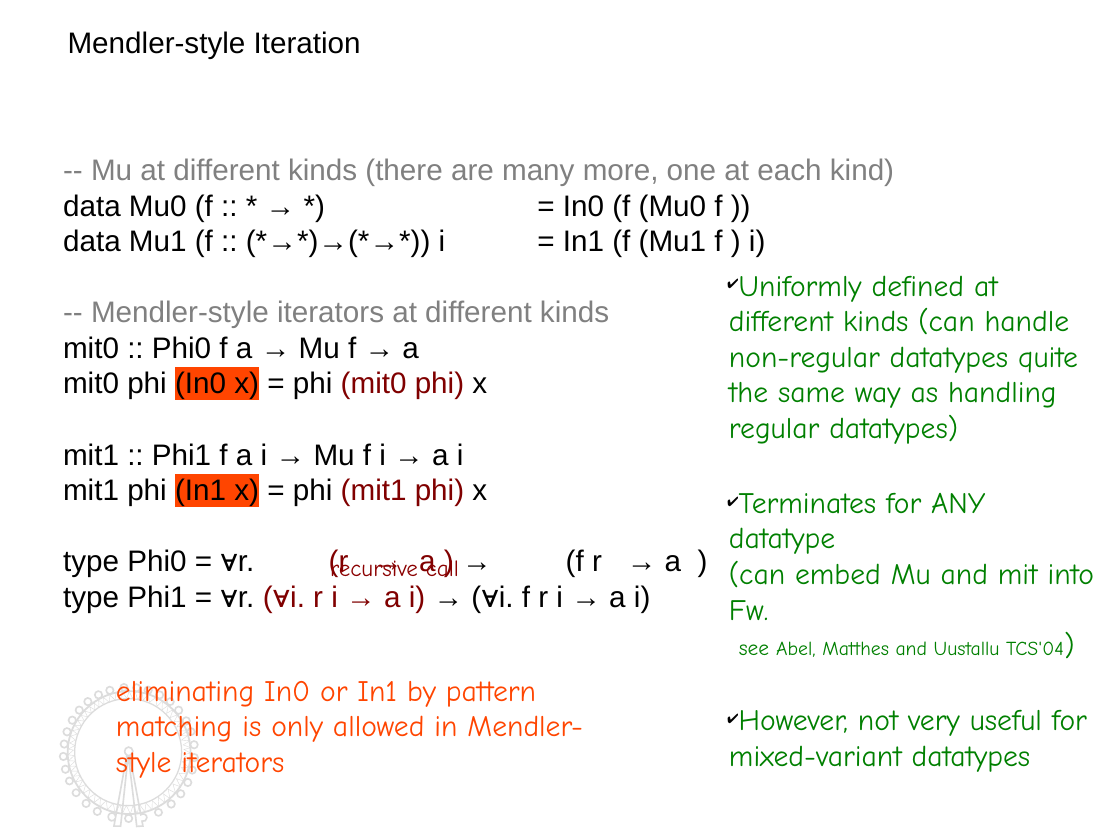
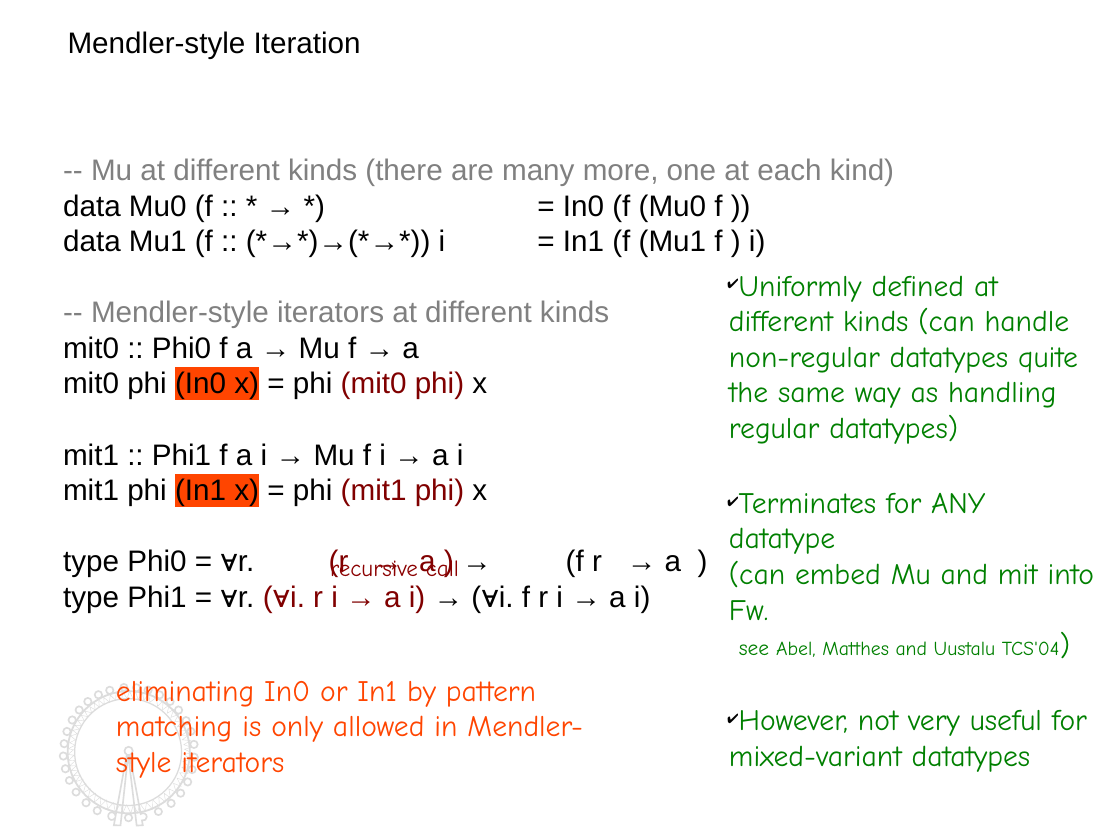
Before and after one commit to kyagrd/nax, a slide deck: slide 7 of trunk/draft/TYPES13/ppt/myslide.odp. Drawn at 1120x840 pixels with LibreOffice and Linux fonts; fonts in the diff are those of the drawing. Boxes give left, top, right and bottom in pixels: in the first picture for what was removed or moved away, otherwise in the second. Text is boxed around its words. In the diff, an @@ line names an element or a change of style, - is before the commit and + after.

```diff
--- a/trunk/draft/TYPES13/ppt/myslide.odp
+++ b/trunk/draft/TYPES13/ppt/myslide.odp
@@ text at [729, 492, 1094, 657]: text changed @@
-✔ Terminates for ANY datatype
-  (can embed Mu and mit into Fw.
-  see Abel, Matthes and Uustallu TCS'04)
+✔ Terminates for ANY datatype
+  (can embed Mu and mit into Fw.
+  see Abel, Matthes and Uustalu TCS'04)
```
Also in this commit, not shown: 16 other slides changed, 1 other file.
